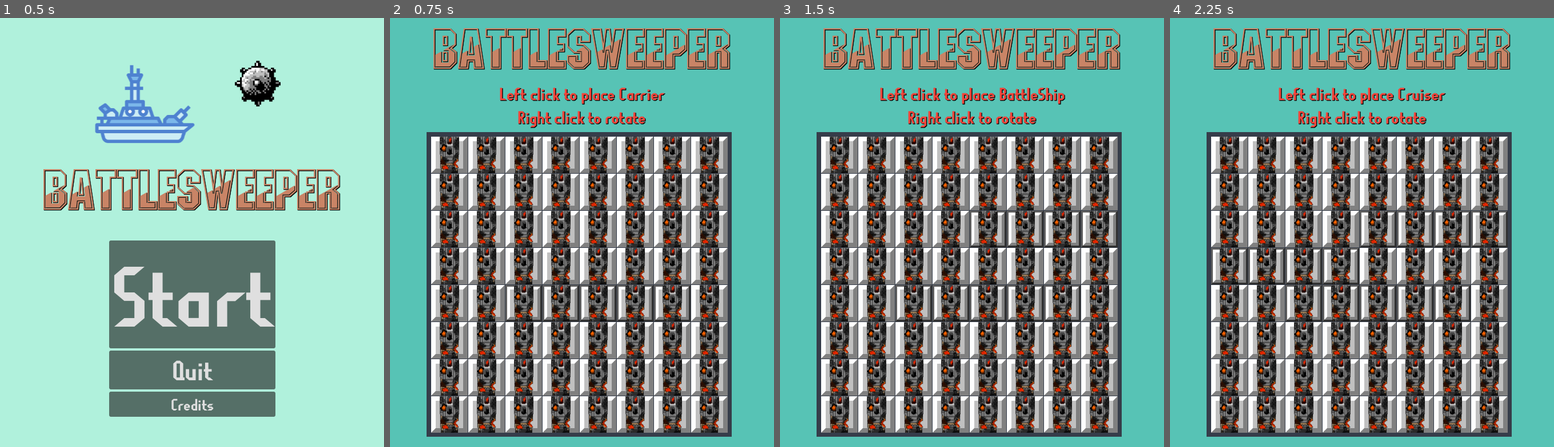
Above: before the commit, frames 1-4 (left to right).
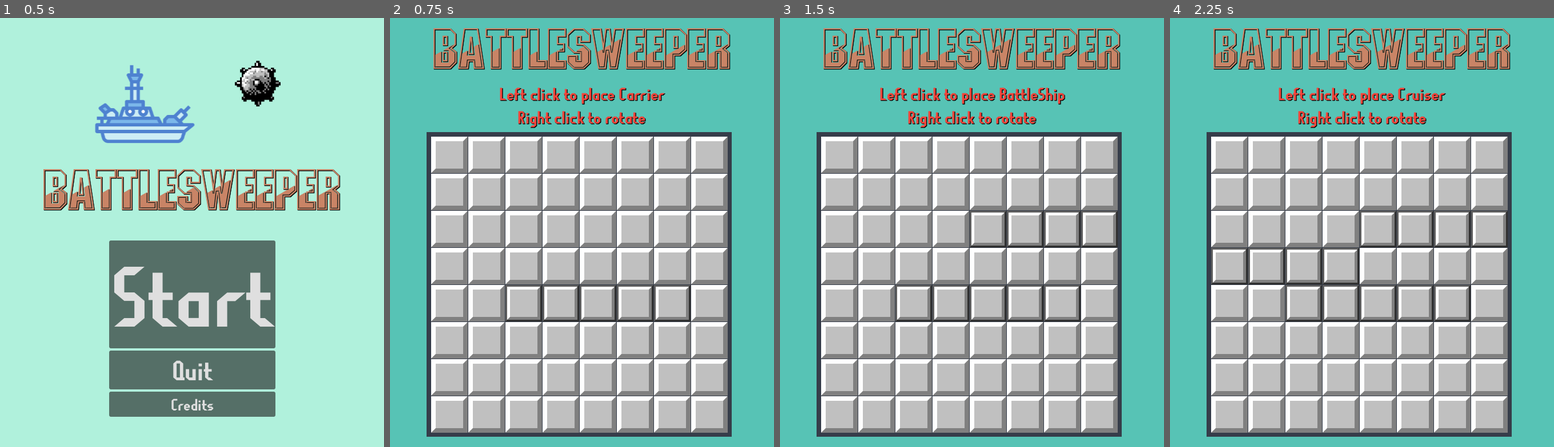
Above: after the commit, the same moments.

Repository: OverTimeChaos/BattleSweeper
Game: Godot game, scene res://Codes and Screens/TitleScreen.tscn
The game is run twice, just before and just after one commit, with the same random seed, the same clock (stepped at 60 frames per second) and the same inputs.
Inputs (mouse positions are in pixels of both pictures, inside the frame that each line leads up to):
- Up to frame 1 (0.5 s): no input
- Up to frame 2 (0.75 s): click "Start" at 0.5 s
- Up to frame 3 (1.5 s): tap Enter (Enter) at 1.25, 1.35 s; move the mouse to (1056, 211) at 1.27 s; click (1056, 211) at 1.42 s
- Up to frame 4 (2.25 s): tap Enter (Enter) at 2 s; move the mouse to (1285, 253) at 2.02 s; click (1285, 253) at 2.1 s

Frame 1 is identical in both runs. In frame 2, 26% of the frame differs, in the area x 12-86%, y 27-97%; in frame 3, 26%; in frame 4, 26%.

Commit message:
Spirte update!!!

Diff:
--- a/Godot project/Codes and Screens/Tile.tscn
+++ b/Godot project/Codes and Screens/Tile.tscn
@@ -16,26 +16,6 @@
 [ext_resource type="Texture2D" uid="uid://sq13oucruvmi" path="res://Decals/MineSweeper/cells/WinmineXP/cell8.svg" id="10_hdxr2"]
 [ext_resource type="Texture2D" uid="uid://d3gmn7m7ypi5s" path="res://Decals/TileHover.png" id="11_8vhnq"]
 [ext_resource type="Texture2D" uid="uid://bntwy3tpkdh1u" path="res://Decals/UsedMine.png" id="11_up7g6"]
-[ext_resource type="Texture2D" uid="uid://cyicowghmt8yi" path="res://Decals/Ships/Carrier/ShipCarrierPart1.png" id="17_1kq51"]
-[ext_resource type="Texture2D" uid="uid://w7w524ge17nn" path="res://Decals/Ships/Carrier/ShipCarrierPart2.png" id="18_5os3p"]
-[ext_resource type="Texture2D" uid="uid://des2apityhr54" path="res://Decals/Ships/Carrier/ShipCarrierPart3.png" id="19_pnj5j"]
-[ext_resource type="Texture2D" uid="uid://lei5vo50icdx" path="res://Decals/Ships/Carrier/ShipCarrierPart4.png" id="20_vt4yk"]
-[ext_resource type="Texture2D" uid="uid://cngp6oq4s346g" path="res://Decals/Ships/Carrier/ShipCarrierPart5.png" id="21_tffyf"]
-[ext_resource type="Texture2D" uid="uid://bujf8kogw0fut" path="res://Decals/Ships/BattleShip/ShipBattleshipPart1.png" id="22_ac2pt"]
-[ext_resource type="Texture2D" uid="uid://hrl4rexpayn8" path="res://Decals/Ships/BattleShip/ShipBattleshipPart2.png" id="23_btq3q"]
-[ext_resource type="Texture2D" uid="uid://c0ja6nvcjihkp" path="res://Decals/Ships/BattleShip/ShipBattleshipPart3.png" id="24_nr8op"]
-[ext_resource type="Texture2D" uid="uid://ccwt6xrjyq4h3" path="res://Decals/Ships/BattleShip/ShipBattleshipPart4.png" id="25_wyeti"]
-[ext_resource type="Texture2D" uid="uid://cgdfx88edwwae" path="res://Decals/Ships/Cruiser/ShipCruiserPart1.png" id="26_efle6"]
-[ext_resource type="Texture2D" uid="uid://bgno2r0uhxq8u" path="res://Decals/Ships/Cruiser/ShipCruiserPart2.png" id="27_14mgx"]
-[ext_resource type="Texture2D" uid="uid://cfgsm56ydgp86" path="res://Decals/Ships/Cruiser/ShipCruiserPart3.png" id="28_sleam"]
-[ext_resource type="Texture2D" uid="uid://dh1qy50xgjkbw" path="res://Decals/Ships/Submarine/ShipSubMarinePart1.png" id="29_o4jbj"]
-[ext_resource type="Texture2D" uid="uid://crxpdgomwsbt3" path="res://Decals/Ships/Submarine/ShipSubMarinePart2.png" id="30_sa1s7"]
-[ext_resource type="Texture2D" uid="uid://b10byxp03idel" path="res://Decals/Ships/Submarine/ShipSubMarinePart3.png" id="31_oes31"]
-[ext_resource type="Texture2D" uid="uid://c147kuao1h71h" path="res://Decals/Ships/Destroyer/ShipDestroyerPart1.png" id="32_r21lt"]
-[ext_resource type="Texture2D" uid="uid://dlux7t10ebb2" path="res://Decals/Ships/Destroyer/ShipDestroyerPart2.png" id="33_gsg6i"]
-[ext_resource type="Texture2D" uid="uid://7fyxkyfnhc5c" path="res://Decals/Ships/BattleShip/ShipBattleshipDestoryPart1.png" id="34_2dqnr"]
-[ext_resource type="Texture2D" uid="uid://b2f75pon6ndov" path="res://Decals/Ships/BattleShip/ShipBattleshipDestoryPart2.png" id="35_l2g1m"]
-[ext_resource type="Texture2D" uid="uid://csll0qyb0rg3a" path="res://Decals/Ships/BattleShip/ShipBattleshipDestoryPart3.png" id="36_v0ub6"]
 
 [sub_resource type="SpriteFrames" id="SpriteFrames_bh2tx"]
 animations = [{
@@ -90,72 +70,6 @@
 }]
 
 [sub_resource type="SpriteFrames" id="SpriteFrames_5t6pt"]
-animations = [{
-"frames": [{
-"duration": 1.0,
-"texture": ExtResource("17_1kq51")
-}, {
-"duration": 1.0,
-"texture": ExtResource("18_5os3p")
-}, {
-"duration": 1.0,
-"texture": ExtResource("19_pnj5j")
-}, {
-"duration": 1.0,
-"texture": ExtResource("20_vt4yk")
-}, {
-"duration": 1.0,
-"texture": ExtResource("21_tffyf")
-}, {
-"duration": 1.0,
-"texture": ExtResource("22_ac2pt")
-}, {
-"duration": 1.0,
-"texture": ExtResource("23_btq3q")
-}, {
-"duration": 1.0,
-"texture": ExtResource("24_nr8op")
-}, {
-"duration": 1.0,
-"texture": ExtResource("25_wyeti")
-}, {
-"duration": 1.0,
-"texture": ExtResource("26_efle6")
-}, {
-"duration": 1.0,
-"texture": ExtResource("27_14mgx")
-}, {
-"duration": 1.0,
-"texture": ExtResource("28_sleam")
-}, {
-"duration": 1.0,
-"texture": ExtResource("29_o4jbj")
-}, {
-"duration": 1.0,
-"texture": ExtResource("30_sa1s7")
-}, {
-"duration": 1.0,
-"texture": ExtResource("31_oes31")
-}, {
-"duration": 1.0,
-"texture": ExtResource("32_r21lt")
-}, {
-"duration": 1.0,
-"texture": ExtResource("33_gsg6i")
-}, {
-"duration": 1.0,
-"texture": ExtResource("34_2dqnr")
-}, {
-"duration": 1.0,
-"texture": ExtResource("35_l2g1m")
-}, {
-"duration": 1.0,
-"texture": ExtResource("36_v0ub6")
-}],
-"loop": true,
-"name": &"default",
-"speed": 5.0
-}]
 
 [node name="Tile" type="Node2D"]
 script = ExtResource("1_jb1yw")
@@ -200,7 +114,6 @@
 position = Vector2(104, 240)
 scale = Vector2(1.195, 1.195)
 sprite_frames = SubResource("SpriteFrames_5t6pt")
-frame = 19
 
 [connection signal="gui_input" from="Control" to="." method="_on_control_gui_input"]
 [connection signal="mouse_entered" from="Control" to="." method="_on_control_mouse_entered"]
Not shown: 1 places in Godot project/Codes and Screens/Tile.tscn that only renumber resources
Binary file added: Godot project/Decals/Ships/BattleShip/ShipBattleshipDestoryPart4.png
Not shown, added: Godot project/Decals/Ships/BattleShip/ShipBattleshipDestoryPart4.png.import
Binary file added: Godot project/Decals/Ships/BattleShip/ShipBattleshipDestoryed.png
Not shown, added: Godot project/Decals/Ships/BattleShip/ShipBattleshipDestoryed.png.import
Binary file added: Godot project/Decals/Ships/Carrier/ShipCarrierDestory.png
Not shown, added: Godot project/Decals/Ships/Carrier/ShipCarrierDestory.png.import
Binary file added: Godot project/Decals/Ships/Carrier/ShipCarrierDestoryPart1.png
Not shown, added: Godot project/Decals/Ships/Carrier/ShipCarrierDestoryPart1.png.import
Binary file added: Godot project/Decals/Ships/Carrier/ShipCarrierDestoryPart2.png
Not shown, added: Godot project/Decals/Ships/Carrier/ShipCarrierDestoryPart2.png.import
Binary file added: Godot project/Decals/Ships/Carrier/ShipCarrierDestoryPart3.png
(and 23 more such lines)
